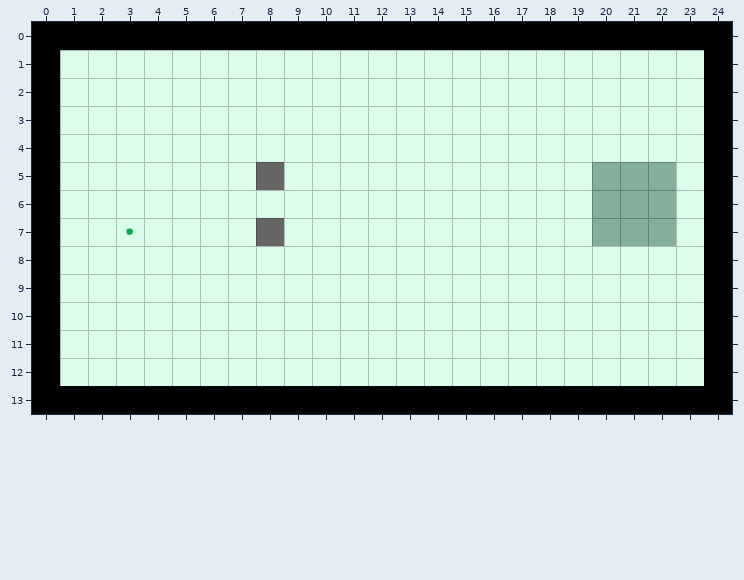
Tiled map, stored at res/tilemaps/synth9.tmx. That is the earlier state.
Cells are 32x32 px. Shown: x 0..24, y 0..13.
Now the later version:
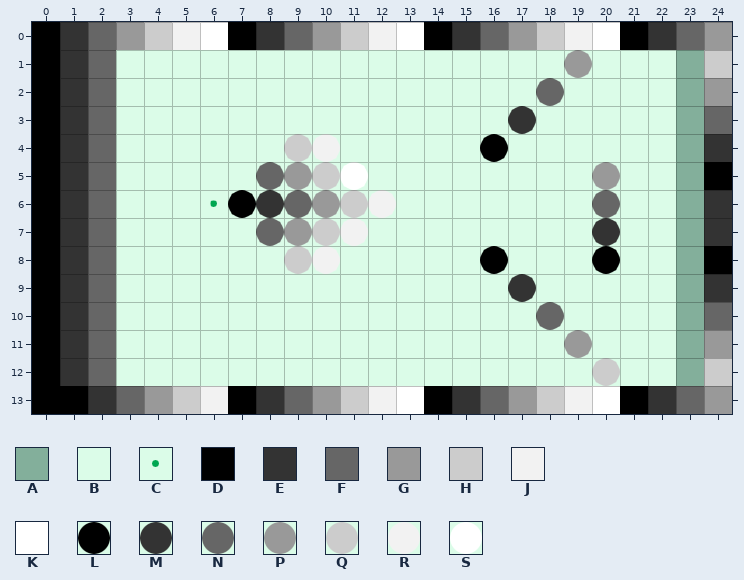
Key: from "foreground2": A 0, B 1, C 2 "dirt", D 18, E 19, F 20, G 21, H 22, J 23, K 24, L 36, M 37, N 38, P 39, Q 40, R 41, S 42.
_ is an empty cell, . an unchanged one.
Edits made:
--- layer "physics"
@@ x 1..24 @@
- 0 DDDDDD.DDDDDD.DDDDDD.DDD
- 1 BB................B...BD
- 2 BB...............B....BD
- 3 BB..............B.....BD
- 4 BB......BB.....B......BD
- 5 BB.....FBBB........AAAB.
- 6 BB...BBBBBBB.......AAABD
- 7 BBC....FBBB........AAABD
- 8 BB......BB.....B...B..B.
- 9 BB..............B.....BD
-10 BB...............B....BD
-11 BB................B...BD
-12 BB.................B..BD
-13 .DDDDD.DDDDDD.DDDDDD.DDD
+ 0 EFGHJK.EFGHJK.EFGHJK.EFG
+ 1 EF................P...AH
+ 2 EF...............N....AG
+ 3 EF..............M.....AF
+ 4 EF......QR.....L......AE
+ 5 EF.....NPQS........PBBA.
+ 6 EF...CLMNPQR.......NBBAE
+ 7 EFB....NPQR........MBBAE
+ 8 EF......QR.....L...L..A.
+ 9 EF..............M.....AE
+10 EF...............N....AF
+11 EF................P...AG
+12 EF.................Q..AH
+13 .EFGHJ.EFGHJK.EFGHJK.EFG
Where, in picture pixels (left, top, right, bottom), the same in both pictures:
changed: (60, 22, 424, 414)
changed: (452, 22, 732, 414)
